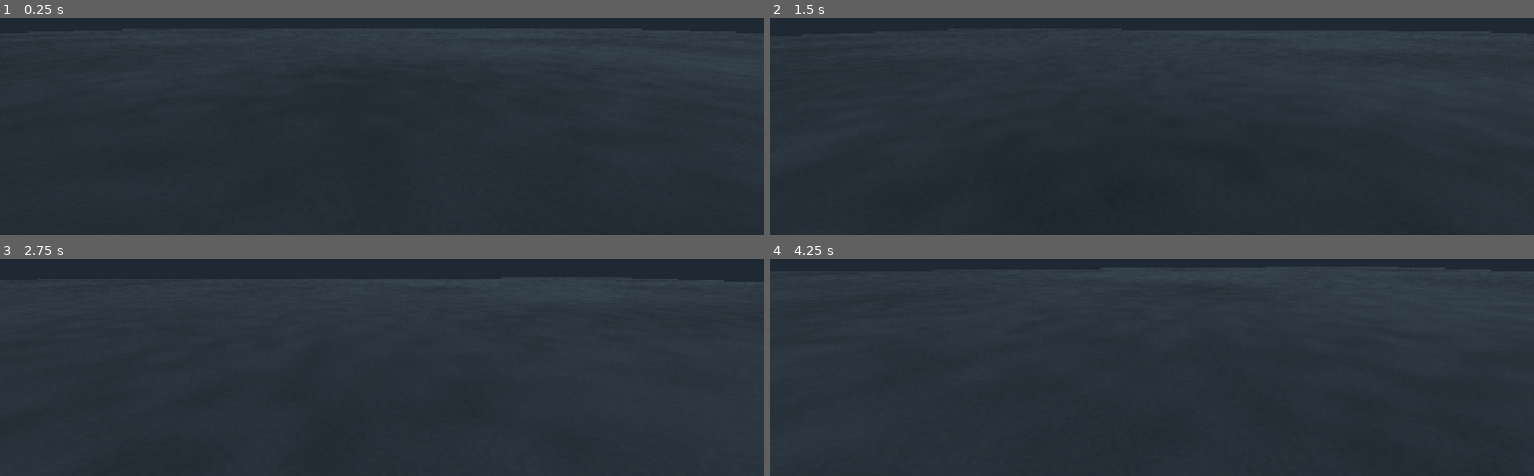
Above: before the commit, frames 1-4 (two rows, left to right).
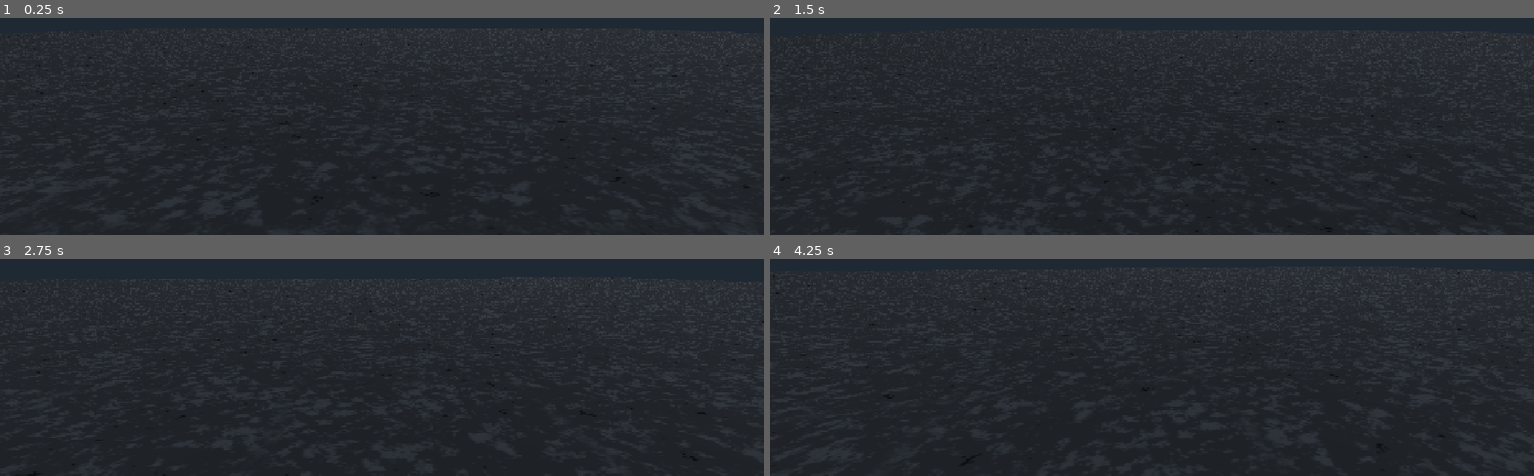
Above: after the commit, the same moments.

Repository: g5-j/hnqrstation
Game: Godot game, scene res://scenes/main.tscn
Same seed, same stepped clock (60 frames per second), same inputs: the game is played once before the commit and once after it.
Inputs (mouse positions are in pixels of both pictures, inside the frame that each line leads up to):
- Up to frame 1 (0.25 s): no input
- Up to frame 2 (1.5 s): tap Enter at 0.5 s; move the mouse to (1190, 20) at 0.52 s; hold Shift 0.53-1.28 s; hold W from 0.53 s (still down); click (1190, 20) at 0.67 s; tap Space at 0.77 s; move the mouse to (1113, 22) at 1.27 s; tap Shift at 1.35 s
- Up to frame 3 (2.75 s): keep holding W; tap Space at 1.52 s; move the mouse to (outside the picture) at 2.02 s; hold Shift from 2.03 s (still down)
- Up to frame 4 (4.25 s): keep holding W; move the mouse to (1144, 267) at 2.77 s; release Shift at 2.78 s; tap Shift at 2.85 s; click (1144, 267) at 2.92 s; tap Space at 3.02, 3.77 s; move the mouse to (1205, 267) at 3.52 s; hold Shift from 3.53 s (still down)

The runs differ from the first frame. In frame 1, 1.6% of the frame differs, in the area x 1-100%, y 4-100%; in frame 2, 1.8%; in frame 3, 2.0%; in frame 4, 2.7%, in the area x 0-100%, y 3-98%.

Commit message:
Apply Terrain Layered Shader to asphalt floor and remove legacy shader

Diff:
--- /dev/null
+++ b/materials/asphalt_ground.tres
@@ -0,0 +1,20 @@
+[gd_resource type="ShaderMaterial" load_steps=3 format=3]
+
+[ext_resource type="Shader" path="res://addons/terrain_layered_shader/shaders/terrain_shader_base.tres" id="1_shader"]
+[ext_resource type="Texture2D" path="res://textures/asphalt_ground.png" id="2_albedo"]
+
+[resource]
+render_priority = 0
+shader = ExtResource("1_shader")
+shader_parameter/tile_margin = 0.12
+shader_parameter/uv_terrain_scale = Vector2(100, 100)
+shader_parameter/uv_terrain_offset = Vector2(0, 0)
+shader_parameter/albedo = Color(0.9, 0.9, 0.9, 1)
+shader_parameter/texture_albedo = ExtResource("2_albedo")
+shader_parameter/metallic = 0.0
+shader_parameter/metallic_texture_channel = Color(1, 0, 0, 0)
+shader_parameter/roughness = 0.94
+shader_parameter/specular = 0.12
+shader_parameter/normal_scale = 0.0
+shader_parameter/deep_parallax = false
+shader_parameter/heightmap_scale = 0.0
--- a/scenes/main.tscn
+++ b/scenes/main.tscn
@@ -1,8 +1,8 @@
-[gd_scene load_steps=11 format=3]
+[gd_scene load_steps=10 format=3]
 
 [ext_resource type="Script" path="res://scripts/player_controller.gd" id="1_player"]
 [ext_resource type="Script" path="res://scripts/touch_controls.gd" id="2_touch"]
-[ext_resource type="Shader" path="res://shaders/ground_surface.gdshader" id="3_ground_shader"]
+[ext_resource type="Material" path="res://materials/asphalt_ground.tres" id="3_ground_material"]
 
 [sub_resource type="Environment" id="Environment_default"]
 background_mode = 1
@@ -14,11 +14,8 @@
 glow_enabled = false
 volumetric_fog_enabled = false
 
-[sub_resource type="ShaderMaterial" id="GroundMaterial"]
-shader = ExtResource("3_ground_shader")
-
 [sub_resource type="BoxMesh" id="FloorMesh"]
-material = SubResource("GroundMaterial")
+material = ExtResource("3_ground_material")
 size = Vector3(100, 0.2, 100)
 
 [sub_resource type="BoxShape3D" id="FloorShape"]
--- a/shaders/ground_surface.gdshader
+++ /dev/null
@@ -1,43 +0,0 @@
-shader_type spatial;
-render_mode diffuse_burley, specular_schlick_ggx;
-
-varying vec3 world_position;
-
-float hash_2d(vec2 p) {
-	return fract(sin(dot(p, vec2(127.1, 311.7))) * 43758.5453);
-}
-
-float value_noise(vec2 p) {
-	vec2 i = floor(p);
-	vec2 f = fract(p);
-	f = f * f * (3.0 - 2.0 * f);
-
-	float a = hash_2d(i);
-	float b = hash_2d(i + vec2(1.0, 0.0));
-	float c = hash_2d(i + vec2(0.0, 1.0));
-	float d = hash_2d(i + vec2(1.0, 1.0));
-
-	return mix(mix(a, b, f.x), mix(c, d, f.x), f.y);
-}
-
-void vertex() {
-	world_position = (MODEL_MATRIX * vec4(VERTEX, 1.0)).xyz;
-}
-
-void fragment() {
-	vec2 ground_uv = world_position.xz;
-
-	float broad_variation = value_noise(ground_uv * 0.16);
-	float medium_variation = value_noise(ground_uv * 1.8);
-	float fine_grain = hash_2d(floor(ground_uv * 24.0));
-
-	float surface_noise = broad_variation * 0.48
-		+ medium_variation * 0.34
-		+ fine_grain * 0.18;
-
-	vec3 asphalt_color = vec3(0.105, 0.12, 0.13);
-	ALBEDO = asphalt_color * (0.78 + surface_noise * 0.34);
-	ROUGHNESS = 0.94;
-	METALLIC = 0.0;
-	SPECULAR = 0.16;
-}
Binary file added: textures/asphalt_ground.png
